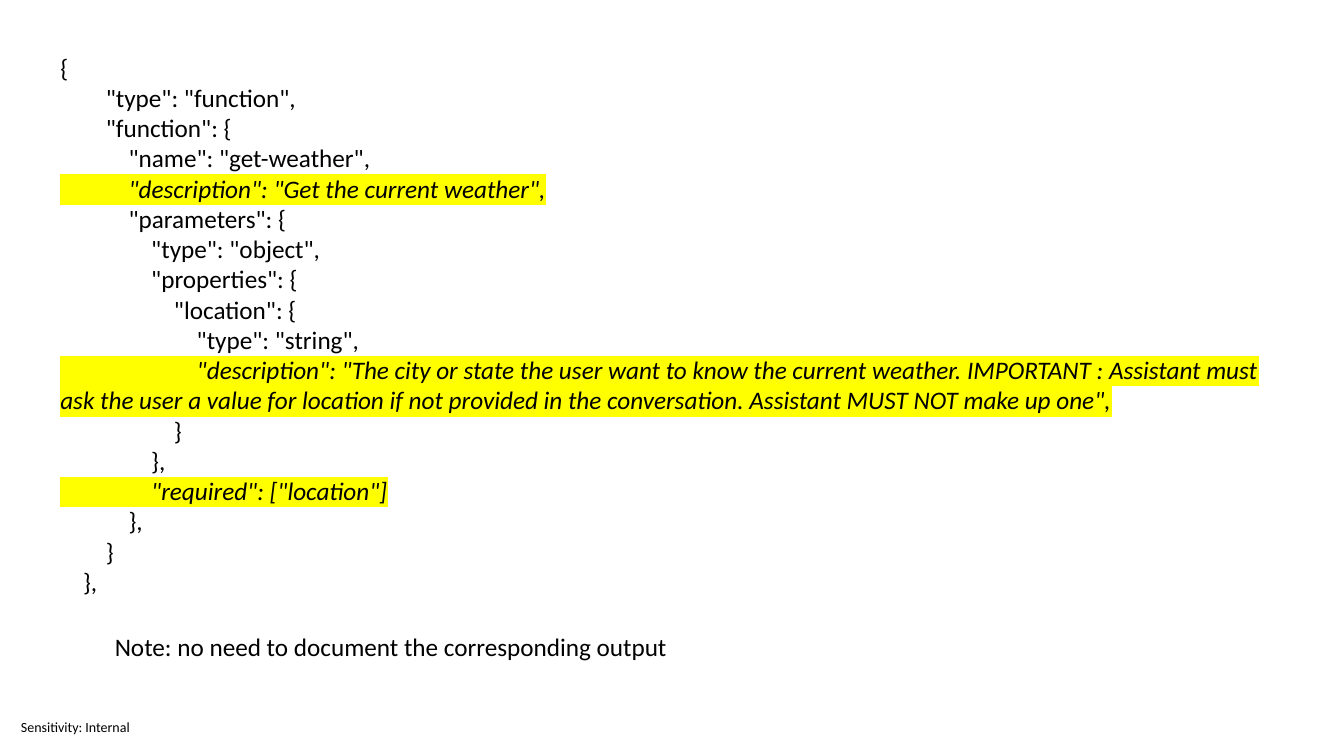
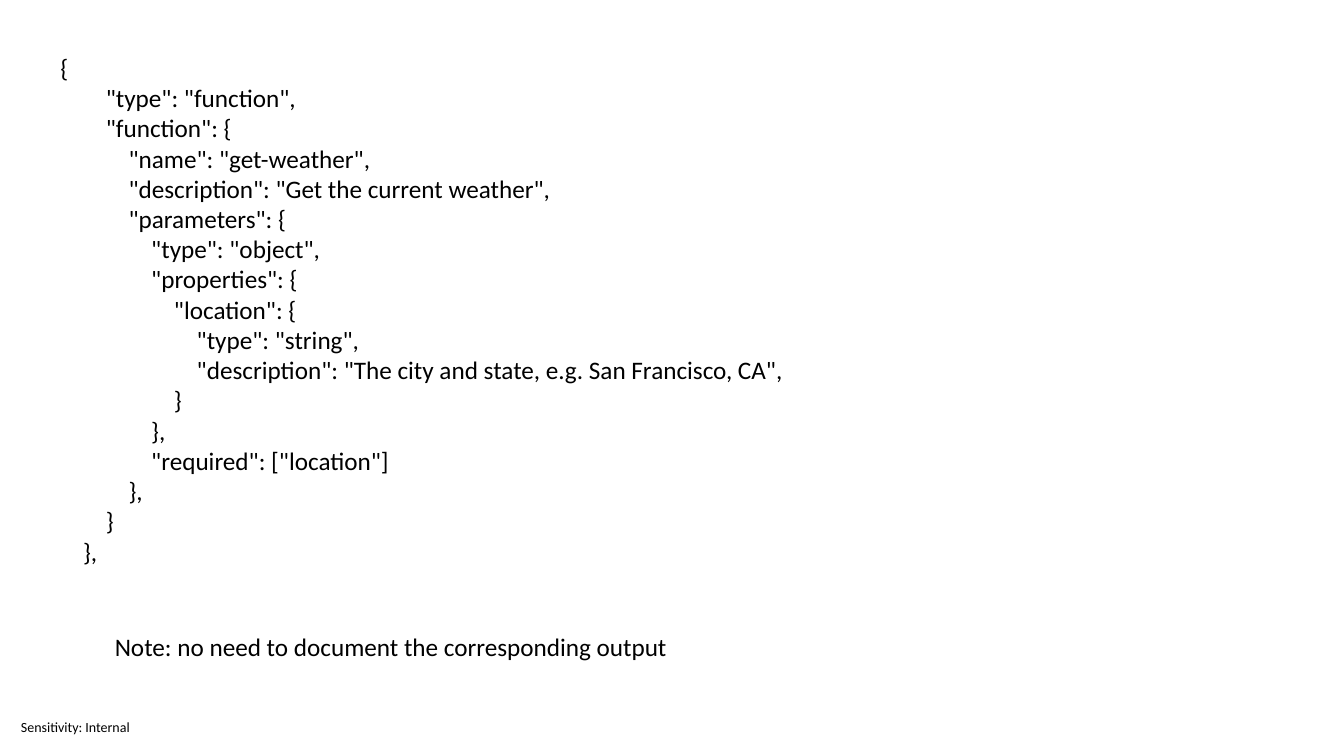
Before and after one commit to sabbadino/function-caling, a slide deck: slide 4 of Function calling.pptx (slide 8 before the commit). Drawn at 1344x756 pixels with LibreOffice and Linux fonts; fonts in the diff are those of the drawing. Boxes give left, top, right and bottom in pixels: in the first picture for what was removed or moved away, otherwise in the second. Text is boxed around its words. In the diff, an @@ line names an element or a change of style, - is before the commit and + after.

```diff
--- a/Function calling.pptx
+++ b/Function calling.pptx
@@ text at (129,180,550,474): highlight #FFFF00 to none, italic off in ""description": "Get the current weather",", ""required": ["location"]" @@
@@ text at (197,361,782,384): text changed; italic off @@
-"description": "The city or state the user want to know the current weather. IMPORTANT : Assistant must ask the user a value for location if not provided in the conversation. Assistant MUST NOT make up one",
+"description": "The city and state, e.g. San Francisco, CA",
```
Also in this commit, not shown: 8 other slides changed, 6 slides removed.
